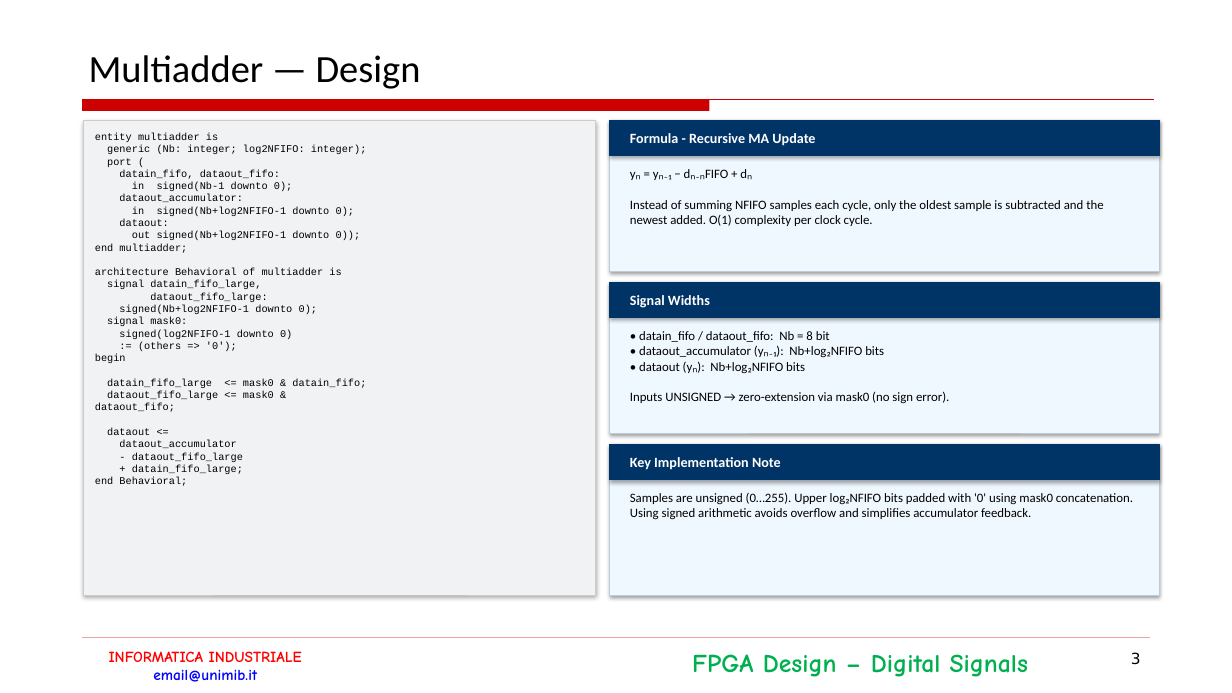
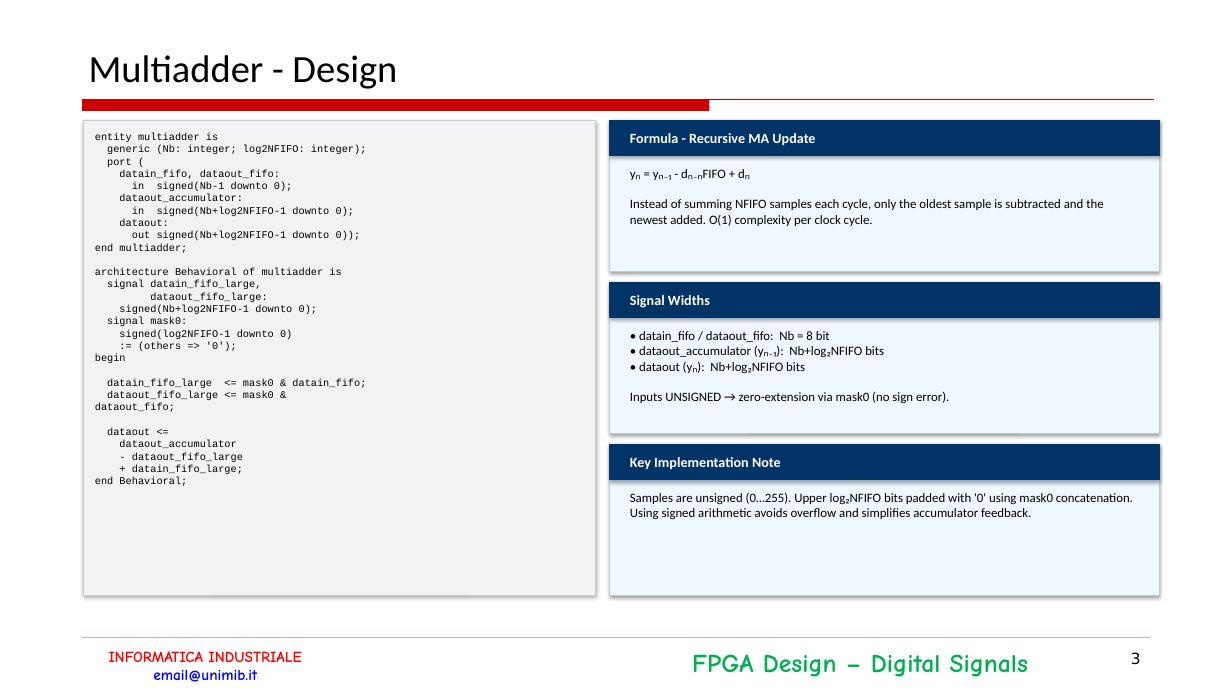
Before and after one commit to NadimElHanafi/Progetto_Informatica_Industriale, a slide deck: slide 3 of DocumentazioneDiProgetto_ElHanafi.pptx. Drawn at 1232x693 pixels with LibreOffice and Linux fonts; fonts in the diff are those of the drawing; background and template pictures are left out. Boxes give left, top, right and bottom in pixels: in the first picture for what was removed or moved away, otherwise in the second. Text is boxed around its words. In the diff, an @@ line names an element or a change of style, - is before the commit and + after.

```diff
--- a/DocumentazioneDiProgetto_ElHanafi.pptx
+++ b/DocumentazioneDiProgetto_ElHanafi.pptx
@@ title at [89,55,397,89]: text changed @@
-Multiadder — Design
+Multiadder - Design
@@ text at [630,169,1103,226]: text changed @@
-yₙ = yₙ₋₁ − dₙ₋ₙFIFO + dₙ
-Instead of summing NFIFO samples each cycle, only the oldest sample is subtracted and the newest added. O(1) complexity per clock cycle.
+yₙ = yₙ₋₁ - dₙ₋ₙFIFO + dₙ
+Instead of summing NFIFO samples each cycle, only the oldest sample is subtracted and the newest added. O(1) complexity per clock cycle.
```
Also in this commit, not shown: 3 other slides changed, 1 other file.
